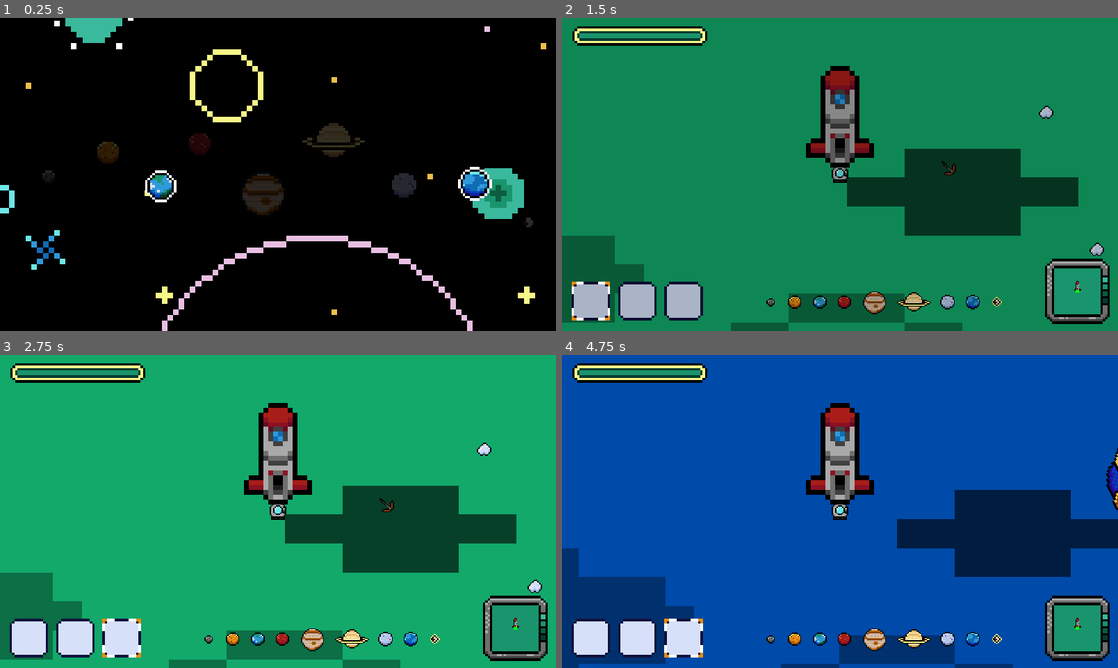
Above: before the commit, frames 1-4 (two rows, left to right).
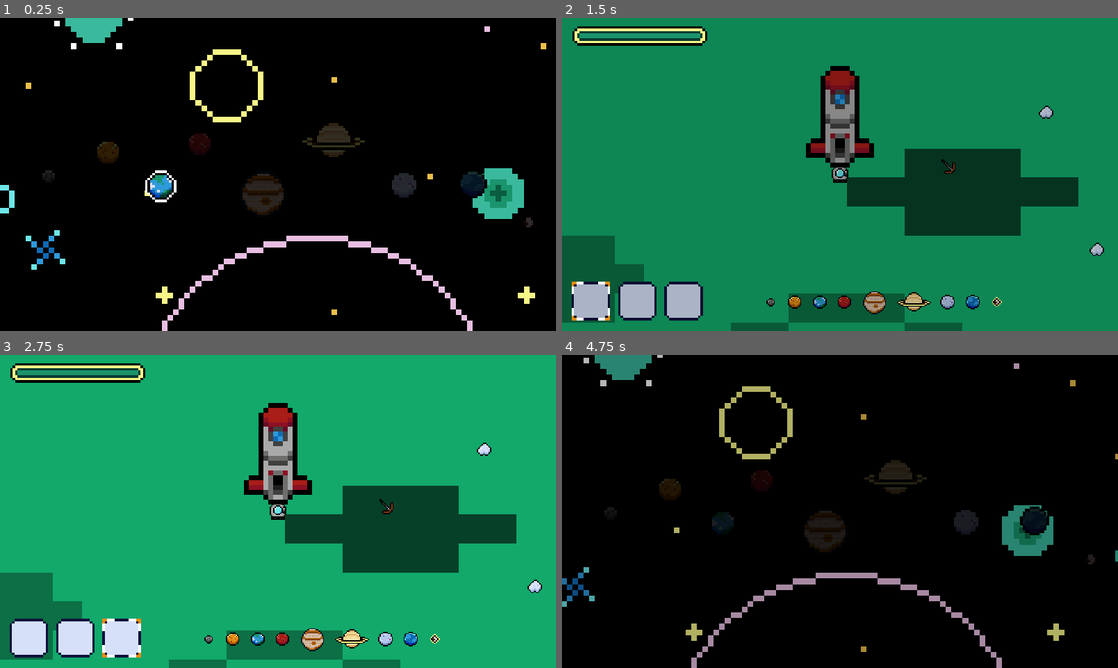
Above: after the commit, the same moments.

Repository: nntnta/Planetary-Rendezvous
Game: Godot game, scene res://main_scene/planet_select.tscn
The game is run twice, just before and just after one commit, with the same random seed, the same clock (stepped at 60 frames per second) and the same inputs.
Inputs (mouse positions are in pixels of both pictures, inside the frame that each line leads up to):
- Up to frame 1 (0.25 s): no input
- Up to frame 2 (1.5 s): click (723, 183) at 0.5 s; move the mouse to (951, 168) at 1.27 s; hold 1 (1) from 1.28 s (still down)
- Up to frame 3 (2.75 s): tap 2 (2) at 1.55, 2.1 s; tap Enter at 2 s; move the mouse to (166, 527) at 2.02 s; release 1 (1) at 2.03 s; tap 3 (3) at 2.3 s
- Up to frame 4 (4.75 s): tap Space (spaceBar) at 2.75 s; move the mouse to (895, 442) at 2.77 s; hold 3 (3) 2.78-3.5 s; tap A (a) at 3.05 s; click (1034, 520) at 3.52 s; click (723, 520) at 4.27 s

The runs differ from the first frame. In frame 1, 0.5% of the frame differs, in the area x 82-89%, y 47-59%; in frame 2, 1.2%; in frame 3, 1.2%; in frame 4, 98%, in the area x 0-100%, y 0-100%.

Commit message:
48

Diff:
--- a/enemy/catepillar.tscn
+++ b/enemy/catepillar.tscn
@@ -19,8 +19,8 @@
 [sub_resource type="RectangleShape2D" id="RectangleShape2D_u1tmv"]
 size = Vector2(164, 62)
 
-[sub_resource type="Animation" id="Animation_c4qg3"]
-resource_name = "idle"
+[sub_resource type="Animation" id="Animation_2p02j"]
+resource_name = "attacked"
 length = 2.0
 loop_mode = 1
 tracks/0/type = "value"
@@ -30,10 +30,10 @@
 tracks/0/interp = 1
 tracks/0/loop_wrap = true
 tracks/0/keys = {
-"times": PackedFloat32Array(0, 1, 2),
-"transitions": PackedFloat32Array(1, 1, 1),
+"times": PackedFloat32Array(0),
+"transitions": PackedFloat32Array(1),
 "update": 1,
-"values": [Vector2i(0, 0), Vector2i(0, 1), Vector2i(0, 0)]
+"values": [Vector2i(0, 3)]
 }
 tracks/1/type = "value"
 tracks/1/imported = false
@@ -42,7 +42,7 @@
 tracks/1/interp = 1
 tracks/1/loop_wrap = true
 tracks/1/keys = {
-"times": PackedFloat32Array(0, 0.6, 1.2, 2),
+"times": PackedFloat32Array(0, 0.5, 1, 2),
 "transitions": PackedFloat32Array(1, 1, 1, 1),
 "update": 0,
 "values": [Vector2(0.5, 0.5), Vector2(0.46, 0.54), Vector2(0.54, 0.46), Vector2(0.5, 0.5)]
@@ -75,8 +75,8 @@
 "values": [Vector2(0.5, 0.5)]
 }
 
-[sub_resource type="Animation" id="Animation_2p02j"]
-resource_name = "attacked"
+[sub_resource type="Animation" id="Animation_c4qg3"]
+resource_name = "idle"
 length = 2.0
 loop_mode = 1
 tracks/0/type = "value"
@@ -86,10 +86,10 @@
 tracks/0/interp = 1
 tracks/0/loop_wrap = true
 tracks/0/keys = {
-"times": PackedFloat32Array(0),
-"transitions": PackedFloat32Array(1),
+"times": PackedFloat32Array(0, 1, 2),
+"transitions": PackedFloat32Array(1, 1, 1),
 "update": 1,
-"values": [Vector2i(0, 3)]
+"values": [Vector2i(0, 0), Vector2i(0, 1), Vector2i(0, 0)]
 }
 tracks/1/type = "value"
 tracks/1/imported = false
@@ -98,7 +98,7 @@
 tracks/1/interp = 1
 tracks/1/loop_wrap = true
 tracks/1/keys = {
-"times": PackedFloat32Array(0, 0.5, 1, 2),
+"times": PackedFloat32Array(0, 0.6, 1.2, 2),
 "transitions": PackedFloat32Array(1, 1, 1, 1),
 "update": 0,
 "values": [Vector2(0.5, 0.5), Vector2(0.46, 0.54), Vector2(0.54, 0.46), Vector2(0.5, 0.5)]
--- a/enemy/neptune_boss_body.gd
+++ b/enemy/neptune_boss_body.gd
@@ -7,6 +7,7 @@
 
 func _physics_process(delta):
 	if $"..".hp <= 0 && !dead:
+		$"..".rotate_speed = 0
 		dead = true
 		global.exp_neptune += 10
 		global.unlocked_pluto = true
--- a/global_check/global.gd
+++ b/global_check/global.gd
@@ -27,7 +27,7 @@
 var unlocked_jupiter = false
 var unlocked_saturn = false
 var unlocked_uranus = false
-var unlocked_neptune = true
+var unlocked_neptune = false
 var unlocked_pluto = false
 var unlocked_all_planets = false
 #planets unlocked
@@ -60,6 +60,8 @@
 var item_array = []
 var healing_factor_dropped = false
 var unlimited_ammo_dropped = false
+
+var minimap_dropped = false
 #items-------
 
 #stats
--- a/main_scene/end_scene.gd
+++ b/main_scene/end_scene.gd
@@ -3,7 +3,7 @@
 
 # Called when the node enters the scene tree for the first time.
 func _ready():
-	if global.unlocked_all_planets:
+	if global.unique_all_planets:
 		$AnimationPlayer.play('good')
 
 
--- a/planets/earth/earth.tscn
+++ b/planets/earth/earth.tscn
@@ -85,8 +85,38 @@
 }]
 }
 
+[sub_resource type="Animation" id="Animation_uhk3j"]
+resource_name = "idle"
+length = 2.0
+loop_mode = 1
+tracks/0/type = "value"
+tracks/0/imported = false
+tracks/0/enabled = false
+tracks/0/path = NodePath(".:scale")
+tracks/0/interp = 1
+tracks/0/loop_wrap = true
+tracks/0/keys = {
+"times": PackedFloat32Array(0.6, 1.4),
+"transitions": PackedFloat32Array(2, 2),
+"update": 0,
+"values": [Vector2(1.05, 0.95), Vector2(0.95, 1.05)]
+}
+tracks/1/type = "value"
+tracks/1/imported = false
+tracks/1/enabled = true
+tracks/1/path = NodePath(".:position")
+tracks/1/interp = 1
+tracks/1/loop_wrap = true
+tracks/1/keys = {
+"times": PackedFloat32Array(0.6, 1.4),
+"transitions": PackedFloat32Array(1, 1),
+"update": 0,
+"values": [Vector2(571, 276), Vector2(571, 286)]
+}
+
 [sub_resource type="AnimationLibrary" id="AnimationLibrary_j0ukp"]
 _data = {
+"idle": SubResource("Animation_uhk3j"),
 "pop_up": SubResource("Animation_3cq2y")
 }
 
@@ -440,42 +470,50 @@
 [node name="uniques" type="Node2D" parent="stabilizer"]
 
 [node name="unique1" type="Sprite2D" parent="stabilizer/uniques"]
-position = Vector2(1, -71)
+self_modulate = Color(1, 1, 1, 0)
+position = Vector2(1, -121)
 scale = Vector2(0.25, 0.25)
 texture = ExtResource("5_ukydk")
 
 [node name="unique2" type="Sprite2D" parent="stabilizer/uniques"]
-position = Vector2(61, -60)
+self_modulate = Color(1, 1, 1, 0)
+position = Vector2(61, -110)
 scale = Vector2(0.25, 0.25)
 texture = ExtResource("6_8t77f")
 
 [node name="unique3" type="Sprite2D" parent="stabilizer/uniques"]
-position = Vector2(105, -24)
+self_modulate = Color(1, 1, 1, 0)
+position = Vector2(105, -74)
 scale = Vector2(0.25, 0.25)
 texture = ExtResource("7_lnmbh")
 
 [node name="unique4" type="Sprite2D" parent="stabilizer/uniques"]
-position = Vector2(82, 24)
+self_modulate = Color(1, 1, 1, 0)
+position = Vector2(82, -26)
 scale = Vector2(0.25, 0.25)
 texture = ExtResource("8_ytc8m")
 
 [node name="unique5" type="Sprite2D" parent="stabilizer/uniques"]
-position = Vector2(1, 54)
+self_modulate = Color(1, 1, 1, 0)
+position = Vector2(1, 4)
 scale = Vector2(0.25, 0.25)
 texture = ExtResource("9_ysi2i")
 
 [node name="unique6" type="Sprite2D" parent="stabilizer/uniques"]
-position = Vector2(-82, 24)
+self_modulate = Color(1, 1, 1, 0)
+position = Vector2(-82, -26)
 scale = Vector2(0.25, 0.25)
 texture = ExtResource("10_x8o0v")
 
 [node name="unique7" type="Sprite2D" parent="stabilizer/uniques"]
-position = Vector2(-105, -24)
+self_modulate = Color(1, 1, 1, 0)
+position = Vector2(-105, -74)
 scale = Vector2(0.25, 0.25)
 texture = ExtResource("11_wl36s")
 
 [node name="unique8" type="Sprite2D" parent="stabilizer/uniques"]
-position = Vector2(-61, -60)
+self_modulate = Color(1, 1, 1, 0)
+position = Vector2(-61, -110)
 scale = Vector2(0.25, 0.25)
 texture = ExtResource("12_vc5qo")
 
@@ -523,6 +561,7 @@
 
 [node name="starter_pickaxe" type="Node2D" parent="natural_drops"]
 position = Vector2(571, 281)
+scale = Vector2(0.975, 1.025)
 script = ExtResource("5_8v7g6")
 
 [node name="bronze_pickaxe" type="Sprite2D" parent="natural_drops/starter_pickaxe"]
--- a/planets/earth/starter_pickaxe.gd
+++ b/planets/earth/starter_pickaxe.gd
@@ -4,6 +4,7 @@
 # Called when the node enters the scene tree for the first time.
 func _ready():
 	player_in = false
+	$AnimationPlayer.play('idle')
 
 
 # Called every frame. 'delta' is the elapsed time since the previous frame.
--- a/planets/jupiter/jupiter.gd
+++ b/planets/jupiter/jupiter.gd
@@ -19,7 +19,7 @@
 	if global.unique_jupiter_dropped && $unique:
 		$unique.queue_free()
 
-	if global.exp_jupiter >= 15 && $unique:
+	if global.exp_jupiter >= 12 && $unique:
 		$unique/coll_for_env/coll.disabled = false
 		$unique.visible = true
 
--- a/planets/mars/mars.gd
+++ b/planets/mars/mars.gd
@@ -18,7 +18,7 @@
 	if global.unique_mars_dropped && $unique:
 		$unique.queue_free()
 
-	if global.exp_mars >= 10 && $unique:
+	if global.exp_mars >= 5 && $unique:
 		$unique/coll_for_env/coll.disabled = false
 		$unique.visible = true
 
--- a/planets/mars/mars.tscn
+++ b/planets/mars/mars.tscn
@@ -68,8 +68,38 @@
 }]
 }
 
+[sub_resource type="Animation" id="Animation_ncwoh"]
+resource_name = "idle"
+length = 2.0
+loop_mode = 1
+tracks/0/type = "value"
+tracks/0/imported = false
+tracks/0/enabled = false
+tracks/0/path = NodePath(".:scale")
+tracks/0/interp = 1
+tracks/0/loop_wrap = true
+tracks/0/keys = {
+"times": PackedFloat32Array(0.7, 1.4),
+"transitions": PackedFloat32Array(2, 2),
+"update": 0,
+"values": [Vector2(1.05, 0.95), Vector2(0.95, 1.05)]
+}
+tracks/1/type = "value"
+tracks/1/imported = false
+tracks/1/enabled = true
+tracks/1/path = NodePath(".:position")
+tracks/1/interp = 1
+tracks/1/loop_wrap = true
+tracks/1/keys = {
+"times": PackedFloat32Array(0.7, 1.4),
+"transitions": PackedFloat32Array(1, 1),
+"update": 0,
+"values": [Vector2(934, 156), Vector2(934, 166)]
+}
+
 [sub_resource type="AnimationLibrary" id="AnimationLibrary_lal3p"]
 _data = {
+"idle": SubResource("Animation_ncwoh"),
 "pop_up": SubResource("Animation_e8cwy")
 }
 
@@ -124,8 +154,9 @@
 [node name="natural_drops" type="Node2D" parent="."]
 
 [node name="starter_baton" type="Node2D" parent="natural_drops"]
-position = Vector2(934, 161)
+position = Vector2(934, 161.385)
 rotation = -1.5708
+scale = Vector2(0.971302, 1.0287)
 script = ExtResource("6_5yubr")
 
 [node name="basic_baton" type="Sprite2D" parent="natural_drops/starter_baton"]
--- a/planets/mars/starter_baton.gd
+++ b/planets/mars/starter_baton.gd
@@ -4,6 +4,7 @@
 # Called when the node enters the scene tree for the first time.
 func _ready():
 	player_in = false
+	$AnimationPlayer.play('idle')
 
 
 # Called every frame. 'delta' is the elapsed time since the previous frame.
--- a/planets/mercury/mercury.gd
+++ b/planets/mercury/mercury.gd
@@ -18,7 +18,7 @@
 	if global.unique_mercury_dropped && $unique:
 		$unique.queue_free()
 
-	if global.exp_mercury >= 10 && $unique:
+	if global.exp_mercury >= 5 && $unique:
 		$unique/coll_for_env/coll.disabled = false
 		$unique.visible = true
 
--- a/planets/saturn/saturn.gd
+++ b/planets/saturn/saturn.gd
@@ -35,7 +35,7 @@
 	if global.unique_saturn_dropped && $unique:
 		$unique.queue_free()
 
-	if global.exp_saturn >= 15 && $unique:
+	if global.exp_saturn >= 14 && $unique:
 		$unique/coll_for_env/coll.disabled = false
 		$unique.visible = true
 
--- /dev/null
+++ b/planets/uranus/minimap_device.gd
@@ -0,0 +1,41 @@
+extends Node2D
+var player_in = false
+
+# Called when the node enters the scene tree for the first time.
+func _ready():
+	player_in = false
+
+# Called every frame. 'delta' is the elapsed time since the previous frame.
+func _process(delta):
+	if player_in:
+		$hover.visible = true
+
+	if !player_in:
+		$hover.visible = false
+
+	if global.minimap_dropped:
+		queue_free()
+
+
+func _input(event):
+	if (event.is_action_pressed("rightClick") or event.is_action_pressed("spaceBar")) && player_in:
+		#global.unlocked_jupiter = true
+		#global.unlocked_saturn = true
+		#global.unlocked_uranus = true
+		#global.unlocked_neptune = true
+		player_in = false
+		$coll_env/coll.disabled = true
+		$AnimationPlayer.play('pop_up')
+
+
+func _on_grab_box_area_entered(area):
+	if area.is_in_group('player'):
+		player_in = true
+
+
+func _on_grab_box_area_exited(area):
+	if area.is_in_group('player'):
+		player_in = false
+
+func picked():
+	global.minimap_dropped = true
--- a/planets/uranus/uranus.gd
+++ b/planets/uranus/uranus.gd
@@ -4,6 +4,7 @@
 @export var frostblade: PackedScene
 # Called when the node enters the scene tree for the first time.
 func _ready():
+	$natural_drops/minimap_device/AnimationPlayer.play('idle')
 	if $unique:
 		$unique/coll_for_env/coll.disabled = true
 	Transition.takeOffArea = true
--- a/planets/uranus/uranus.tscn
+++ b/planets/uranus/uranus.tscn
@@ -1,10 +1,12 @@
-[gd_scene load_steps=10 format=3 uid="uid://cntul2jy054a8"]
+[gd_scene load_steps=17 format=3 uid="uid://cntul2jy054a8"]
 
 [ext_resource type="Script" path="res://planets/uranus/uranus.gd" id="1_xbgjy"]
 [ext_resource type="PackedScene" uid="uid://sc8xm7aym51d" path="res://player/player.tscn" id="2_t4y1b"]
 [ext_resource type="PackedScene" uid="uid://dwlvd0bbp4q81" path="res://player/weapon/ice_covered_frostblade.tscn" id="3_oe72h"]
 [ext_resource type="Texture2D" uid="uid://bmxowqwctb54t" path="res://pics/bg/mercury_background.png" id="3_pn5oo"]
 [ext_resource type="Texture2D" uid="uid://dpttmph86baid" path="res://pics/player/rocket.png" id="4_b6ls2"]
+[ext_resource type="Script" path="res://planets/uranus/minimap_device.gd" id="5_uffvt"]
+[ext_resource type="Texture2D" uid="uid://b1k2uknujbaw3" path="res://pics/player/minimap_device.png" id="6_c8j7d"]
 [ext_resource type="PackedScene" uid="uid://mm1dfgdynt77" path="res://loots/uniques/unique_reward.tscn" id="6_ni5mg"]
 
 [sub_resource type="CircleShape2D" id="CircleShape2D_4kbna"]
@@ -15,6 +17,91 @@
 
 [sub_resource type="CircleShape2D" id="CircleShape2D_sjpro"]
 radius = 14.0357
+
+[sub_resource type="CircleShape2D" id="CircleShape2D_uwnqa"]
+radius = 76.0066
+
+[sub_resource type="CircleShape2D" id="CircleShape2D_jbwun"]
+radius = 22.0227
+
+[sub_resource type="Animation" id="Animation_whfcy"]
+resource_name = "pop_up"
+length = 0.5
+tracks/0/type = "value"
+tracks/0/imported = false
+tracks/0/enabled = true
+tracks/0/path = NodePath("natural_drops/minimap_device/device:scale")
+tracks/0/interp = 1
+tracks/0/loop_wrap = true
+tracks/0/keys = {
+"times": PackedFloat32Array(0, 0.2, 0.5),
+"transitions": PackedFloat32Array(1, 2, 2),
+"update": 0,
+"values": [Vector2(0.25, 0.25), Vector2(0.4, 0.4), Vector2(0, 0)]
+}
+tracks/1/type = "method"
+tracks/1/imported = false
+tracks/1/enabled = true
+tracks/1/path = NodePath("natural_drops/minimap_device")
+tracks/1/interp = 1
+tracks/1/loop_wrap = true
+tracks/1/keys = {
+"times": PackedFloat32Array(0.5),
+"transitions": PackedFloat32Array(1),
+"values": [{
+"args": [],
+"method": &"queue_free"
+}]
+}
+tracks/2/type = "method"
+tracks/2/imported = false
+tracks/2/enabled = true
+tracks/2/path = NodePath("natural_drops/minimap_device")
+tracks/2/interp = 1
+tracks/2/loop_wrap = true
+tracks/2/keys = {
+"times": PackedFloat32Array(0.5),
+"transitions": PackedFloat32Array(1),
+"values": [{
+"args": [],
+"method": &"picked"
+}]
+}
+
+[sub_resource type="Animation" id="Animation_r1glv"]
+resource_name = "idle"
+length = 2.0
+loop_mode = 1
+tracks/0/type = "value"
+tracks/0/imported = false
+tracks/0/enabled = true
+tracks/0/path = NodePath("natural_drops/minimap_device:scale")
+tracks/0/interp = 1
+tracks/0/loop_wrap = true
+tracks/0/keys = {
+"times": PackedFloat32Array(0.6, 1.4),
+"transitions": PackedFloat32Array(2, 2),
+"update": 0,
+"values": [Vector2(1.05, 0.95), Vector2(0.95, 1.05)]
+}
+tracks/1/type = "value"
+tracks/1/imported = false
+tracks/1/enabled = true
+tracks/1/path = NodePath("natural_drops/minimap_device:position")
+tracks/1/interp = 1
+tracks/1/loop_wrap = true
+tracks/1/keys = {
+"times": PackedFloat32Array(0.6, 1.4),
+"transitions": PackedFloat32Array(1, 1),
+"update": 0,
+"values": [Vector2(-214, 706), Vector2(-214, 716)]
+}
+
+[sub_resource type="AnimationLibrary" id="AnimationLibrary_gpens"]
+_data = {
+"idle": SubResource("Animation_r1glv"),
+"pop_up": SubResource("Animation_whfcy")
+}
 
 [node name="uranus" type="Node2D"]
 editor_description = "uranus"
@@ -62,6 +149,42 @@
 position = Vector2(-49, -39)
 shape = SubResource("CircleShape2D_sjpro")
 
+[node name="natural_drops" type="Node2D" parent="."]
+
+[node name="minimap_device" type="Node2D" parent="natural_drops"]
+position = Vector2(-214, 711)
+scale = Vector2(0.975, 1.025)
+script = ExtResource("5_uffvt")
+
+[node name="device" type="Sprite2D" parent="natural_drops/minimap_device"]
+scale = Vector2(0.25, 0.25)
+texture = ExtResource("6_c8j7d")
+vframes = 2
+
+[node name="hover" type="Sprite2D" parent="natural_drops/minimap_device"]
+visible = false
+scale = Vector2(0.25, 0.25)
+texture = ExtResource("6_c8j7d")
+vframes = 2
+frame = 1
+
+[node name="grabBox" type="Area2D" parent="natural_drops/minimap_device"]
+
+[node name="coll" type="CollisionShape2D" parent="natural_drops/minimap_device/grabBox"]
+shape = SubResource("CircleShape2D_uwnqa")
+
+[node name="coll_env" type="StaticBody2D" parent="natural_drops/minimap_device"]
+
+[node name="coll" type="CollisionShape2D" parent="natural_drops/minimap_device/coll_env"]
+shape = SubResource("CircleShape2D_jbwun")
+debug_color = Color(0.776471, 0.435294, 0.152941, 0.419608)
+
+[node name="AnimationPlayer" type="AnimationPlayer" parent="natural_drops/minimap_device"]
+root_node = NodePath("../../..")
+libraries = {
+"": SubResource("AnimationLibrary_gpens")
+}
+
 [node name="ParallaxBackground" type="ParallaxBackground" parent="."]
 
 [node name="ParallaxLayer" type="ParallaxLayer" parent="ParallaxBackground"]
@@ -81,3 +204,5 @@
 
 [connection signal="area_entered" from="spawn_player/takeoff" to="." method="_on_takeoff_area_entered"]
 [connection signal="area_exited" from="spawn_player/takeoff" to="." method="_on_takeoff_area_exited"]
+[connection signal="area_entered" from="natural_drops/minimap_device/grabBox" to="natural_drops/minimap_device" method="_on_grab_box_area_entered"]
+[connection signal="area_exited" from="natural_drops/minimap_device/grabBox" to="natural_drops/minimap_device" method="_on_grab_box_area_exited"]
--- a/planets/venus/venus.gd
+++ b/planets/venus/venus.gd
@@ -19,7 +19,7 @@
 	if global.unique_venus_dropped && $unique:
 		$unique.queue_free()
 
-	if global.exp_venus >= 10 && $unique:
+	if global.exp_venus >= 5 && $unique:
 		$unique/coll_for_env/coll.disabled = false
 		$unique.visible = true
 
--- a/player/player.gd
+++ b/player/player.gd
@@ -22,6 +22,10 @@
 		$AnimationTree.get("parameters/playback").travel("dead")
 		#$AnimationPlayer.play('dead')
 	#camera_border(get_parent().editor_description)
+	if global.minimap_dropped:
+		$minimap.visible = true
+	if !global.minimap_dropped:
+		$minimap.visible = false
 
 func _physics_process(delta):
 	velocity  = Input.get_vector("a",'d','w','s') * (SPEED + global.extra_speed) * delta
--- a/player/player_interface.tscn
+++ b/player/player_interface.tscn
@@ -204,7 +204,7 @@
 offset_right = 470.0
 offset_bottom = 736.0
 scale = Vector2(0.25, 0.25)
-max_value = 10.0
+max_value = 5.0
 fill_mode = 5
 texture_under = ExtResource("9_3fnrw")
 texture_progress = ExtResource("10_w4dw0")
@@ -215,7 +215,7 @@
 offset_right = 520.0
 offset_bottom = 733.0
 scale = Vector2(0.25, 0.25)
-max_value = 10.0
+max_value = 5.0
 fill_mode = 5
 texture_under = ExtResource("10_lnrsc")
 texture_progress = ExtResource("12_xyxij")
@@ -226,7 +226,7 @@
 offset_right = 572.0
 offset_bottom = 733.0
 scale = Vector2(0.25, 0.25)
-max_value = 10.0
+max_value = 5.0
 fill_mode = 5
 texture_under = ExtResource("11_quxlj")
 texture_progress = ExtResource("14_rj8e0")
@@ -237,7 +237,7 @@
 offset_right = 625.0
 offset_bottom = 733.0
 scale = Vector2(0.25, 0.25)
-max_value = 10.0
+max_value = 5.0
 fill_mode = 5
 texture_under = ExtResource("12_by5k7")
 texture_progress = ExtResource("16_v48be")
@@ -248,7 +248,7 @@
 offset_right = 828.0
 offset_bottom = 874.0
 scale = Vector2(0.25, 0.25)
-max_value = 15.0
+max_value = 12.0
 fill_mode = 5
 texture_under = ExtResource("13_ktkpb")
 texture_progress = ExtResource("18_buw8k")
@@ -259,7 +259,7 @@
 offset_right = 908.0
 offset_bottom = 874.0
 scale = Vector2(0.25, 0.25)
-max_value = 15.0
+max_value = 14.0
 fill_mode = 5
 texture_under = ExtResource("14_glq8h")
 texture_progress = ExtResource("20_q85ui")
--- a/player/weapon/ice_covered_frostblade.gd
+++ b/player/weapon/ice_covered_frostblade.gd
@@ -23,11 +23,12 @@
 			$hitbox/sprite.frame_coords = Vector2(0,1)
 		if hp == 2:
 			$hitbox/sprite.frame_coords = Vector2(0,2)
-		if hp <= 0:
+		if hp <= 0 && !blade_dropped:
 			#if !blade_dropped:
 				#$coll_for_env.queue_free()
 			$hitbox/sprite.frame_coords = Vector2(0,3)
 			$hitbox/sprite.rotation = PI/4
+			$AnimationPlayer.play('idle')
 			blade_dropped = true
 
 	if area.is_in_group('pickaxe') && global.silver_pickaxe_drop:
--- a/player/weapon/ice_covered_frostblade.tscn
+++ b/player/weapon/ice_covered_frostblade.tscn
@@ -61,9 +61,39 @@
 }]
 }
 
+[sub_resource type="Animation" id="Animation_b5r5m"]
+resource_name = "idle"
+length = 2.0
+loop_mode = 1
+tracks/0/type = "value"
+tracks/0/imported = false
+tracks/0/enabled = false
+tracks/0/path = NodePath("hitbox/sprite:scale")
+tracks/0/interp = 1
+tracks/0/loop_wrap = true
+tracks/0/keys = {
+"times": PackedFloat32Array(0.7, 1.5),
+"transitions": PackedFloat32Array(2, 2),
+"update": 0,
+"values": [Vector2(0.26, 0.24), Vector2(0.24, 0.26)]
+}
+tracks/1/type = "value"
+tracks/1/imported = false
+tracks/1/enabled = true
+tracks/1/path = NodePath("hitbox/sprite:position")
+tracks/1/interp = 1
+tracks/1/loop_wrap = true
+tracks/1/keys = {
+"times": PackedFloat32Array(0.7, 1.5),
+"transitions": PackedFloat32Array(1, 1),
+"update": 0,
+"values": [Vector2(-4, -5), Vector2(-4, 5)]
+}
+
 [sub_resource type="AnimationLibrary" id="AnimationLibrary_sgxg0"]
 _data = {
 "cant_break": SubResource("Animation_qwmla"),
+"idle": SubResource("Animation_b5r5m"),
 "pop_up": SubResource("Animation_1aq2w")
 }
 
@@ -77,8 +107,8 @@
 shape = SubResource("CircleShape2D_37qsj")
 
 [node name="sprite" type="Sprite2D" parent="hitbox"]
-position = Vector2(-4, 0)
-scale = Vector2(0.25, 0.25)
+position = Vector2(-4, 0.833333)
+scale = Vector2(0.243472, 0.256528)
 texture = ExtResource("1_iny81")
 vframes = 5
 
Not shown, changed: export_html/index.apple-touch-icon.png.import
Not shown, changed: export_html/index.icon.png.import
Not shown, changed: export_html/index.png.import
Binary file added: pics/player/minimap_device.png
Not shown, added: pics/player/minimap_device.png.import
Not shown: 1 places in planets/earth/earth.tscn that only renumber resources
Not shown: 1 places in planets/mars/mars.tscn that only renumber resources
Not shown: 1 places in player/weapon/ice_covered_frostblade.tscn that only renumber resources
Not shown, changed: export_html/index.pck
Not shown, changed: export_html/index.zip
